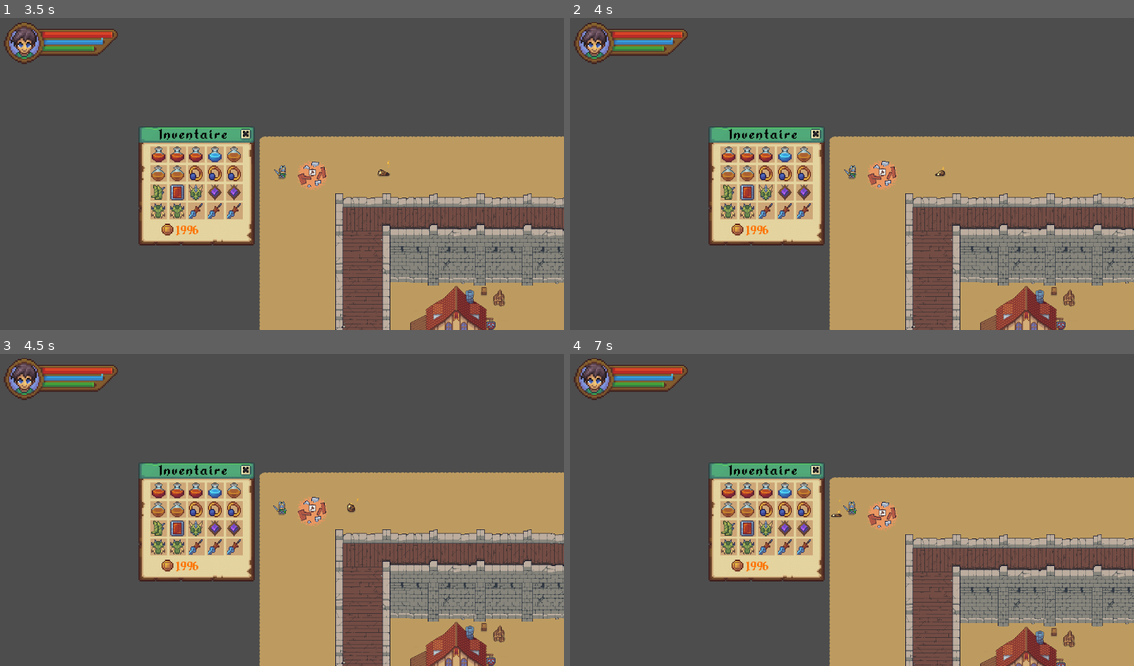
Above: before the commit, frames 1-4 (two rows, left to right).
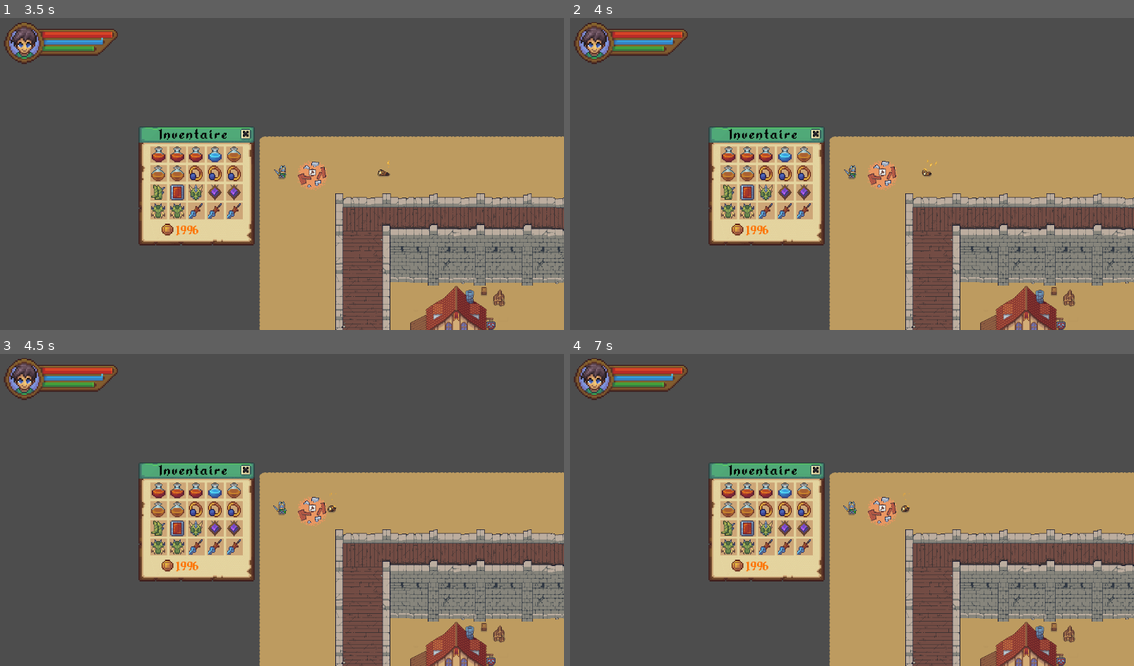
Above: after the commit, the same moments.

Repository: drakaner/Knight-Protector-v2
Game: Godot game, scene res://Scenes/scene_menu.tscn
Same seed, same stepped clock (60 frames per second), same inputs: the game is played once before the commit and once after it. Sound files missing from this copy of the repository are replaced by a short silence.
Inputs (mouse positions are in pixels of both pictures, inside the frame that each line leads up to):
- Up to frame 1 (3.5 s): click "Appuyer pour jouer !" at 0.5 s; tap Enter at 1.25 s; move the mouse to (406, 155) at 1.27 s; hold Right (ui_right) 1.28-2.03 s; hold M (m) 1.28-2.03 s; tap I (i) at 1.35, 2.3 s; click (406, 155) at 1.42 s; move the mouse to (169, 186) at 2.02 s; hold Down (ui_down) 2.03-2.78 s; tap M (m) at 2.1, 3.05 s; move the mouse to (338, 102) at 2.77 s; hold Right (ui_right) from 2.78 s (still down); hold Shift (Shift) from 2.78 s (still down)
- Up to frame 2 (4 s): move the mouse to (823, 236) at 3.52 s; release Right (ui_right) at 3.53 s; release Shift (Shift) at 3.53 s; hold Up (ui_up) from 3.53 s (still down); click (823, 236) at 3.6 s; tap I (i) at 3.8 s
- Up to frame 3 (4.5 s): move the mouse to (451, 556) at 4.27 s; release Up (ui_up) at 4.28 s; hold Left (ui_left) from 4.28 s (still down); hold M (m) from 4.28 s (still down); right-click (451, 556) at 4.35 s
- Up to frame 4 (7 s): move the mouse to (682, 460) at 5.02 s; release M (m) at 5.03 s; tap I (i) at 5.1, 6.6 s; move the mouse to (880, 506) at 5.77 s; release Left (ui_left) at 5.78 s; hold Down (ui_down) 5.78-6.53 s; hold M (m) 5.78-6.53 s; click (880, 506) at 5.92 s; move the mouse to (767, 428) at 6.52 s; hold Right (ui_right) from 6.53 s (still down)

Frame 1 is identical in both runs. In frame 2, less than 0.1% of the frame differs, in the area x 62-67%, y 45-51%; in frame 3, less than 0.1%; in frame 4, 8.1%, in the area x 45-100%, y 37-100%.

Commit message:
20 oct macbook

Diff:
--- a/Objets/slime_3.tscn
+++ b/Objets/slime_3.tscn
@@ -1090,3 +1090,5 @@
 [node name="collide_slime_3" type="CollisionShape2D" parent="area_slime_3"]
 position = Vector2(0.5, 0.5)
 shape = SubResource("RectangleShape2D_8iyb6")
+
+[connection signal="area_entered" from="area_slime_3" to="." method="_on_area_slime_3_area_entered"]
--- a/Scripts/slime_3.gd
+++ b/Scripts/slime_3.gd
@@ -1,7 +1,10 @@
 extends Node2D
 
 @onready var Animated = get_node("area_slime_3/AnimatedSprite2D_slime3")
-#faut plus qu'il puisse traverser les murs donc inspire toi du code sur le hero
+@onready var NodeGamePlay = get_parent()
+
+var isCollide = { up = false, right = false, down = false, left = false }
+
 #idle / move / run / attack / hurt / dead
 var etat_ennemy = ""
 var etat_time = 0
@@ -23,6 +26,13 @@
 	Animated.play()
 
 func _machine_a_etat(delta: float):
+	var dx = NodeGamePlay.hero.img[NodeGamePlay.hero.current].position.x - position.x
+	var dy = NodeGamePlay.hero.img[NodeGamePlay.hero.current].position.y - position.y
+
+	var distance = sqrt( dx * dx + dy * dy)
+
+	#print("la distance entre le hero et le slime est de : ", distance)
+
 	if etat_ennemy == "idle_down" or etat_ennemy == "idle_left" or etat_ennemy == "idle_up" or etat_ennemy == "idle_right" :
 		etat_vx = 0
 		etat_vy = 0
@@ -39,6 +49,11 @@
 			etat_bool = true
 
 		etat_time -= delta
+
+		if distance < 200:
+			etat_ennemy = "poursuite"
+			etat_bool = false
+
 		if etat_time <= 0:
 			rnd_etat = randi_range(1, 4)
 			etat_bool = false
@@ -71,6 +86,11 @@
 		position += Vector2(etat_vx, etat_vy)*delta
 
 		etat_time -= delta
+
+		if distance < 200:
+			etat_ennemy = "poursuite"
+			etat_bool = false
+
 		if etat_time <= 0:
 			rnd_etat = randi_range(1, 4)
 			etat_bool = false
@@ -83,6 +103,22 @@
 			elif rnd_etat == 4:
 				etat_ennemy = "idle_left"
 
+	elif etat_ennemy == "poursuite":
+		if NodeGamePlay.hero.img[NodeGamePlay.hero.current].position.x > position.x:
+			_etat_anime("run_right", true)
+			etat_vx = 140
+		elif NodeGamePlay.hero.img[NodeGamePlay.hero.current].position.x < position.x:
+			_etat_anime("run_left", true)
+			etat_vx = -140
+
+		if NodeGamePlay.hero.img[NodeGamePlay.hero.current].position.y > position.y:
+			_etat_anime("run_down", true)
+			etat_vy = 140
+		elif NodeGamePlay.hero.img[NodeGamePlay.hero.current].position.y < position.y:
+			_etat_anime("run_up", true)
+			etat_vy = -140
+
+		position += Vector2(etat_vx, etat_vy)*delta
 
 # Called when the node enters the scene tree for the first time.
 func _ready() -> void:
@@ -93,6 +129,35 @@
 	_etat_anime("idle_down", true)
 
 
+
 # Called every frame. 'delta' is the elapsed time since the previous frame.
 func _process(delta: float) -> void:
 	_machine_a_etat(delta)
+
+
+func _on_area_slime_3_area_entered(area: Area2D) -> void:
+	if area.is_in_group("collide"):
+		if Animated.animation == "idle_right" or Animated.animation == "walk_right" or Animated.animation == "run_right":
+			isCollide.right = true
+			etat_vx = 0
+			position.x -= 10
+			etat_ennemy = "idle_right"
+			etat_bool = false
+		if Animated.animation == "idle_down" or Animated.animation == "walk_down" or Animated.animation == "run_down":
+			isCollide.down = true
+			etat_vy = 0
+			position.y -= 10
+			etat_ennemy = "idle_down"
+			etat_bool = false
+		if Animated.animation == "idle_left" or Animated.animation == "walk_left" or Animated.animation == "run_left":
+			isCollide.left = true
+			etat_vx = 0
+			position.x += 10
+			etat_ennemy = "idle_left"
+			etat_bool = false
+		if Animated.animation == "idle_up" or Animated.animation == "walk_up" or Animated.animation == "run_up":
+			isCollide.up = true
+			etat_vy = 0
+			position.y += 10
+			etat_ennemy = "idle_up"
+			etat_bool = false
